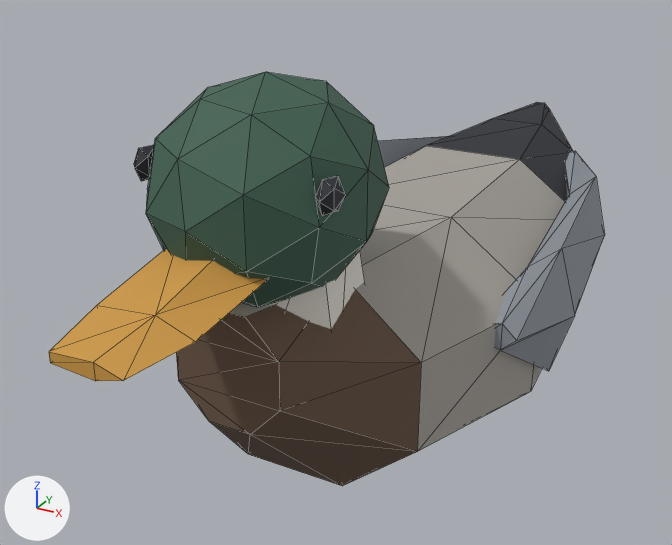
Two versions of the FBX model Draho/Assets/_Draho/Art/Animals/Duck_Drake.fbx, one commit apart.
Both versions are drawn from a 50 mm lens placed at (0.218, -0.489, 0.315), pointed at (-0.028, -0.043, 0.092). The lights are fixed; the arrows at lower left show +X, +Y and +Z. The picture after the commit comes second. Mesh edges are drawn as thin lines. Where no turn or scale is listed for an object, it has been applied to the vertices.

In view in the first picture: 'Duck_Drake_Body', 'Duck_Drake_Head'.
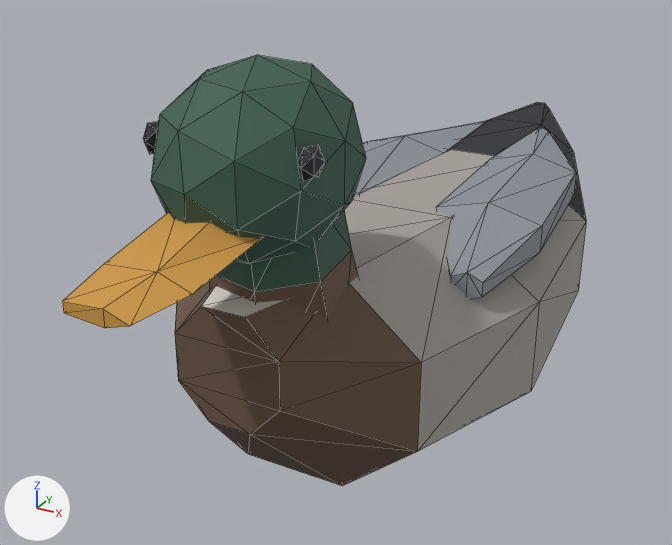
Boxes (x1, y1, x2, y2) around the edits, measured in the pictures (672 x 545 px; the box of a moved part takes in the faces that stretch with it):
'Duck_Drake_Body', reshaped: before (176, 102, 604, 486); after (175, 102, 586, 486)
'Duck_Drake_Head', reshaped, moved (11% narrower, 12% shorter): before (49, 72, 389, 381); after (62, 55, 366, 328)
part 1 of me_duck_drake_head_001, moved or reshaped: before (146, 72, 389, 307); after (151, 55, 366, 264)
part 2 of me_duck_drake_head_001, moved or reshaped: before (49, 249, 268, 381); after (62, 213, 262, 328)
part 3 of me_duck_drake_head_001, moved or reshaped: before (315, 176, 345, 216); after (298, 144, 325, 181)
part 4 of me_duck_drake_head_001, moved or reshaped: before (134, 145, 154, 181); after (143, 121, 159, 154)
part 5 of me_duck_drake_body_001, added: after (436, 127, 576, 299)
part 6 of me_duck_drake_body_001, added: after (354, 121, 485, 195)
part 7 of me_duck_drake_body_001, cut back: before (247, 136, 604, 371); after (210, 211, 352, 310)
part 8 of me_duck_drake_body_001, surface changed: before (286, 251, 365, 329); after (307, 250, 358, 318)

Patch to the scene script:
```diff
--- a/Draho/Assets/_Draho/Art/Animals/Duck_Drake.fbx.py
+++ b/Draho/Assets/_Draho/Art/Animals/Duck_Drake.fbx.py
@@ me_duck_drake_head_001 @@
 # used by ob_duck_drake_head; location = (0.0, -0.15, 0.17)
-me_duck_drake_head_001.from_pydata(...)  # 81 vertices, 146 faces; spans x -0.051..0.051, y -0.13..0.055, z -0.04..0.064
+me_duck_drake_head_001.from_pydata(...)  # 81 vertices, 146 faces; spans x -0.043..0.043, y -0.116..0.048, z -0.033..0.057
+# me_duck_drake_head_001 part 1: the loose piece of 42 vertices spanning x -0.049..0.049, y -0.067..0.055, z -0.04..0.064 is scaled about its middle by (0.846, 0.885, 0.865)
+# me_duck_drake_head_001 part 2: the loose piece of 15 vertices spanning x -0.021..0.026, y -0.13..-0.046, z -0.023..0.002 is scaled about its middle by (0.887, 0.907, 0.934), then moved by (0.0, 0.01, 0.002)
+# me_duck_drake_head_001 part 3: the loose piece of 12 vertices spanning x 0.041..0.051, y -0.041..-0.023, z 0.017..0.031 is moved by (-0.008, 0.004, -0.002)
+# me_duck_drake_head_001 part 4: the loose piece of 12 vertices spanning x -0.051..-0.041, y -0.041..-0.023, z 0.017..0.031 is moved by (0.007, 0.004, -0.002)
 me_duck_drake_head_001.materials.append(mat_drahopalette)
@@ me_duck_drake_body_001 @@
 # used by ob_duck_drake_body; location = (0.0, 0.0, 0.0)
-me_duck_drake_body_001.from_pydata(...)  # 102 vertices, 188 faces; spans x -0.107..0.11, y -0.195..0.255, z -0.002..0.18
+me_duck_drake_body_001.from_pydata(...)  # 117 vertices, 218 faces; spans x -0.092..0.092, y -0.195..0.255, z -0.002..0.197
+# me_duck_drake_body_001 part 5: a new loose piece of 24 vertices spanning x 0.013..0.087, y -0.075..0.19, z 0.108..0.143, in mat_drahopalette (picture img_drahopalette)
+# me_duck_drake_body_001 part 6: a new loose piece of 24 vertices spanning x -0.087..-0.013, y -0.075..0.19, z 0.108..0.143, in mat_drahopalette (picture img_drahopalette)
+# me_duck_drake_body_001 part 7
+# 44 vertices are removed from x -0.107..0.11, y -0.183..0.19, z 0.048..0.18
+# 91 faces are deleted
+# 10 vertices move from x -0.044..0.04, y -0.188..-0.102, z 0.092..0.18 to x -0.042..0.038, y -0.18..-0.1, z 0.088..0.153
+# 11 vertices are added at x -0.034..0.027, y -0.185..-0.116, z 0.143..0.197
+# 33 new faces join them
+# me_duck_drake_body_001 part 8: 4 kept faces spanning x -0.026..0.038, y -0.18..-0.1, z 0.088..0.153 get new texture (UV) coordinates
 me_duck_drake_body_001.materials.append(mat_drahopalette)
@@ ob_duck_drake_head @@
 ob_duck_drake_head = bpy.data.objects.new('Duck_Drake_Head', me_duck_drake_head_001)
-ob_duck_drake_head.location = (0.0, -0.15, 0.17)
+ob_duck_drake_head.location = (0.0, -0.156, 0.185)
```
